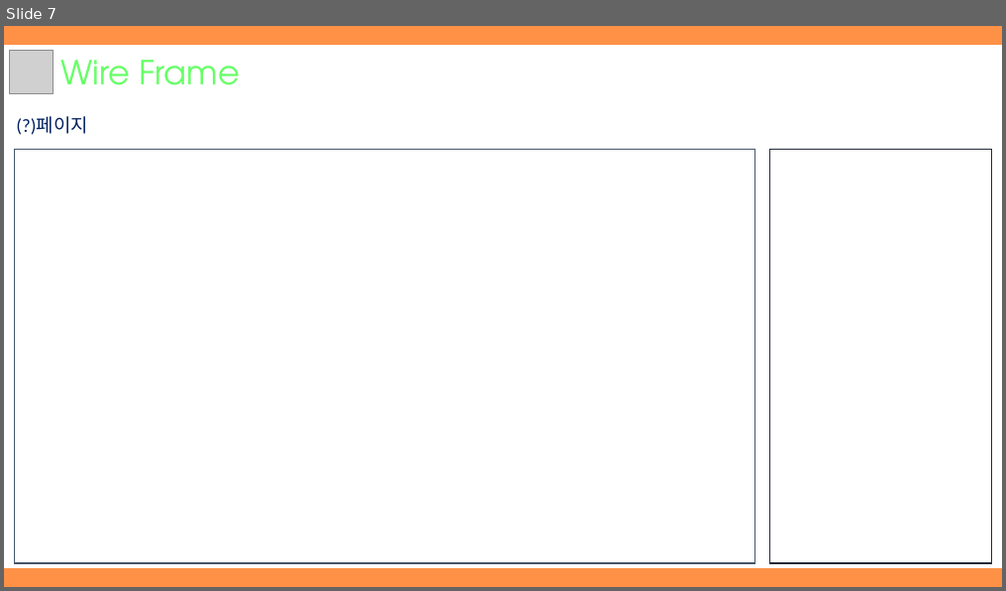
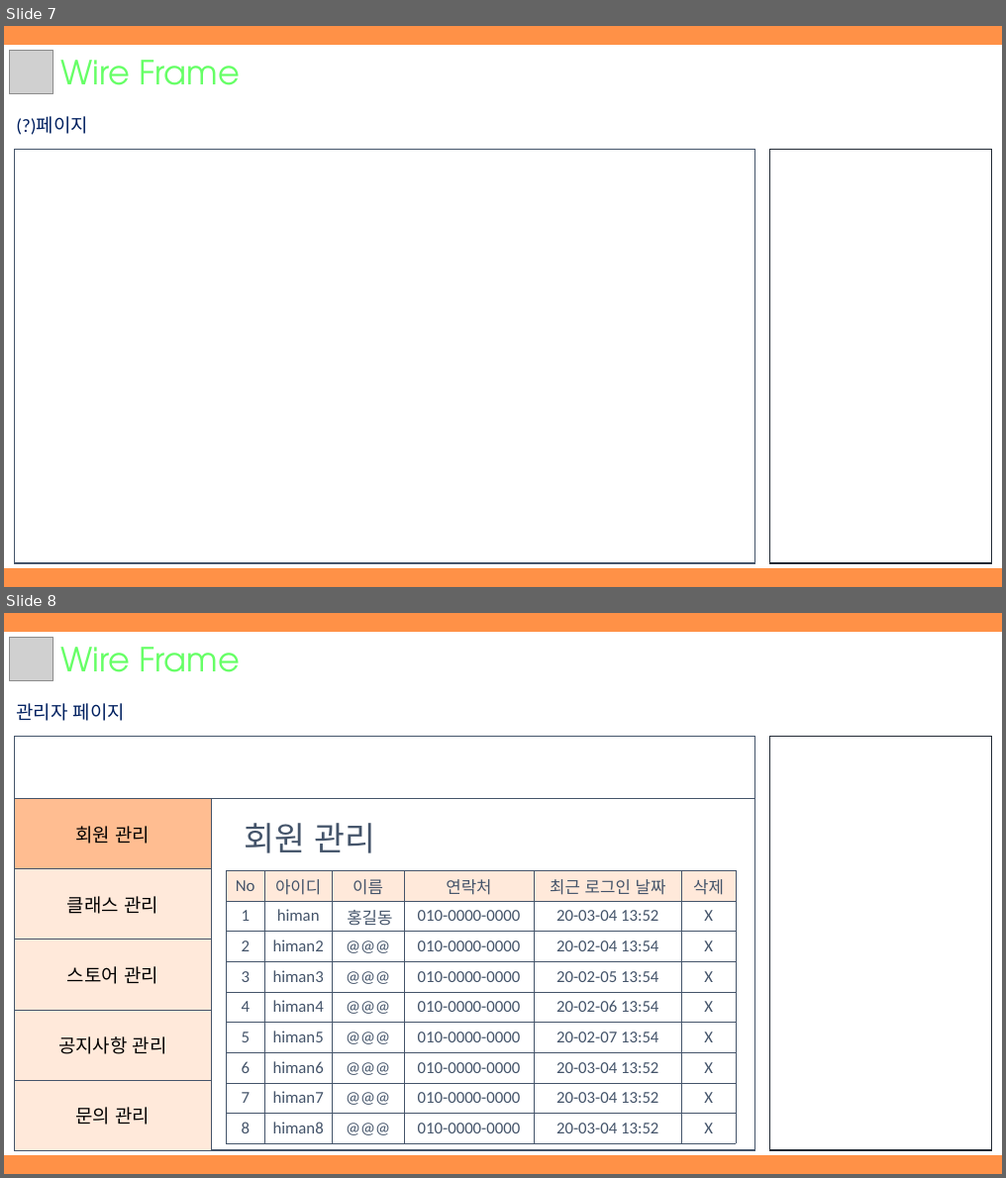
Before and after one commit to hhsw07/ezen-academy-projects, a slide deck: WebContent/발표자료/1차/3조 원데이클래스.pptx. Shown one above the other, each under a label of ours: slide 7 before the commit, slides 7 and 8 after it. The pictures are 1006x591 and 1006x1178 pixels, drawn with LibreOffice and Linux fonts; fonts in the diff are those of the drawing; grey boxes stand for pictures. Boxes give left, top, right and bottom in pixels: in the first picture for what was removed or moved away, otherwise in the second. Text is boxed around its words. In the diff, an @@ line names an element or a change of style, - is before the commit and + after.

```diff
--- a/WebContent/발표자료/1차/3조 원데이클래스.pptx
+++ b/WebContent/발표자료/1차/3조 원데이클래스.pptx
@@ slide 8 added at bbox=[4, 613, 1002, 1174], background #FF9147 @@
@@ rectangle added at bbox=[4, 633, 1002, 1155], fill #FFFFFF, outline #FFFFFF 1 pt @@
@@ picture added at bbox=[9, 637, 54, 681] @@
@@ text added at bbox=[60, 647, 240, 672], 32 pt, text #66FF66 @@
+Wire Frame
@@ text added at bbox=[16, 703, 125, 721], 18 pt, text #002060 @@
+관리자 페이지
@@ rectangle added at bbox=[15, 737, 754, 1151], fill #FFFFFF, outline #44546A 1 pt @@
@@ rectangle added at bbox=[770, 737, 991, 1151], fill #FFFFFF, outline #222A35 1 pt @@
@@ line added from (15, 799) to (754, 799), #44546A 0.5 pt @@
@@ table added at bbox=[15, 799, 211, 1151], 5 rows, 1 columns @@
+회원 관리
+클래스 관리
+스토어 관리
+공지사항 관리
+문의 관리
@@ line added from (211, 799) to (211, 1151), #44546A 0.5 pt @@
@@ text added at bbox=[245, 823, 376, 854], 32 pt, text #44546A @@
+회원 관리
@@ table added at bbox=[227, 870, 736, 1144], 9 rows, 6 columns @@
+No | 아이디 | 이름 | 연락처 | 최근 로그인 날짜 | 삭제
+1 | himan | 홍길동 | 010-0000-0000 | 20-03-04 13:52 | X
+2 | himan2 | @@@ | 010-0000-0000 | 20-02-04 13:54 | X
+3 | himan3 | @@@ | 010-0000-0000 | 20-02-05 13:54 | X
+4 | himan4 | @@@ | 010-0000-0000 | 20-02-06 13:54 | X
+5 | himan5 | @@@ | 010-0000-0000 | 20-02-07 13:54 | X
+6 | himan6 | @@@ | 010-0000-0000 | 20-03-04 13:52 | X
+7 | himan7 | @@@ | 010-0000-0000 | 20-03-04 13:52 | X
+8 | himan8 | @@@ | 010-0000-0000 | 20-03-04 13:52 | X
```
Also in this commit, not shown: 8 other slides added.
